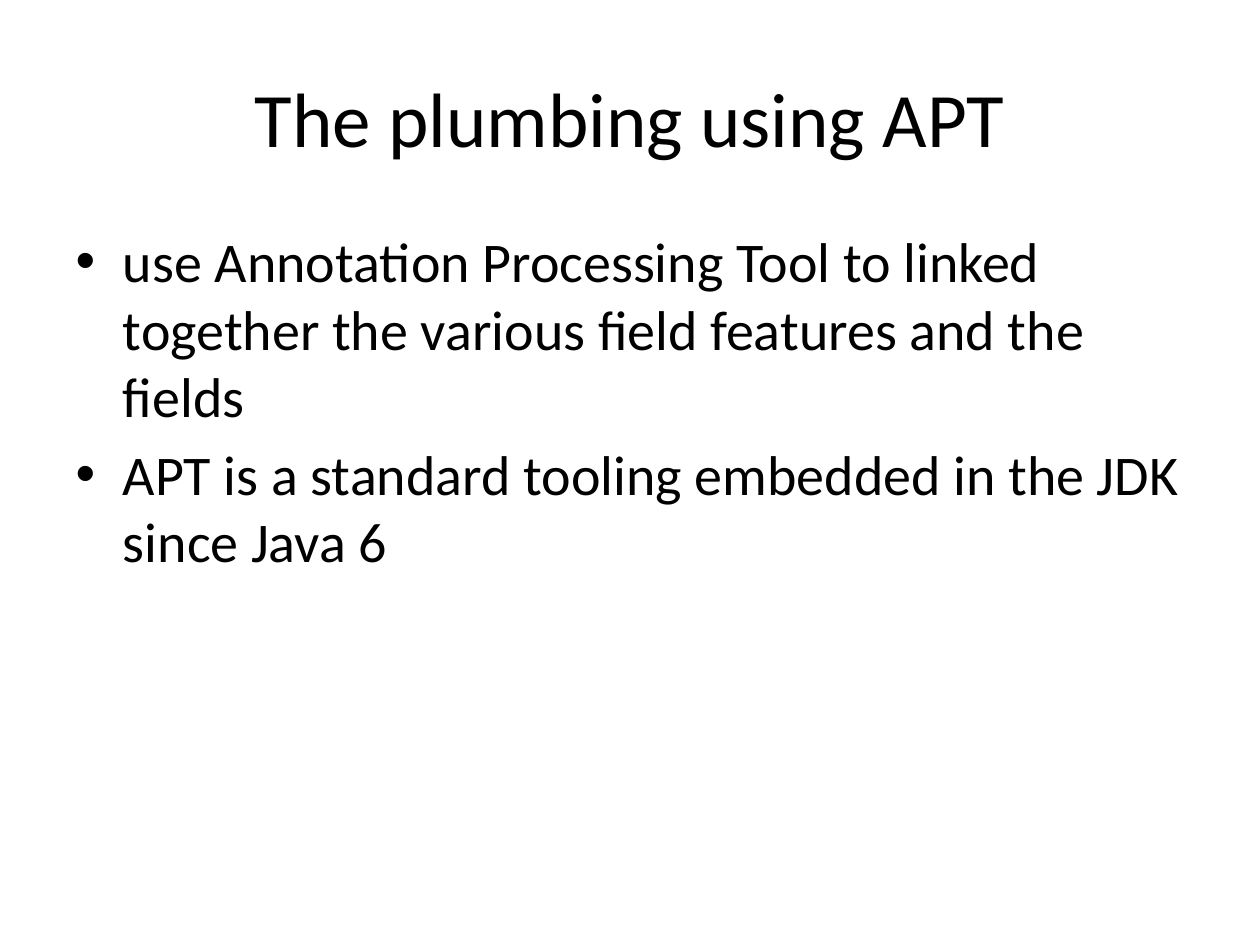
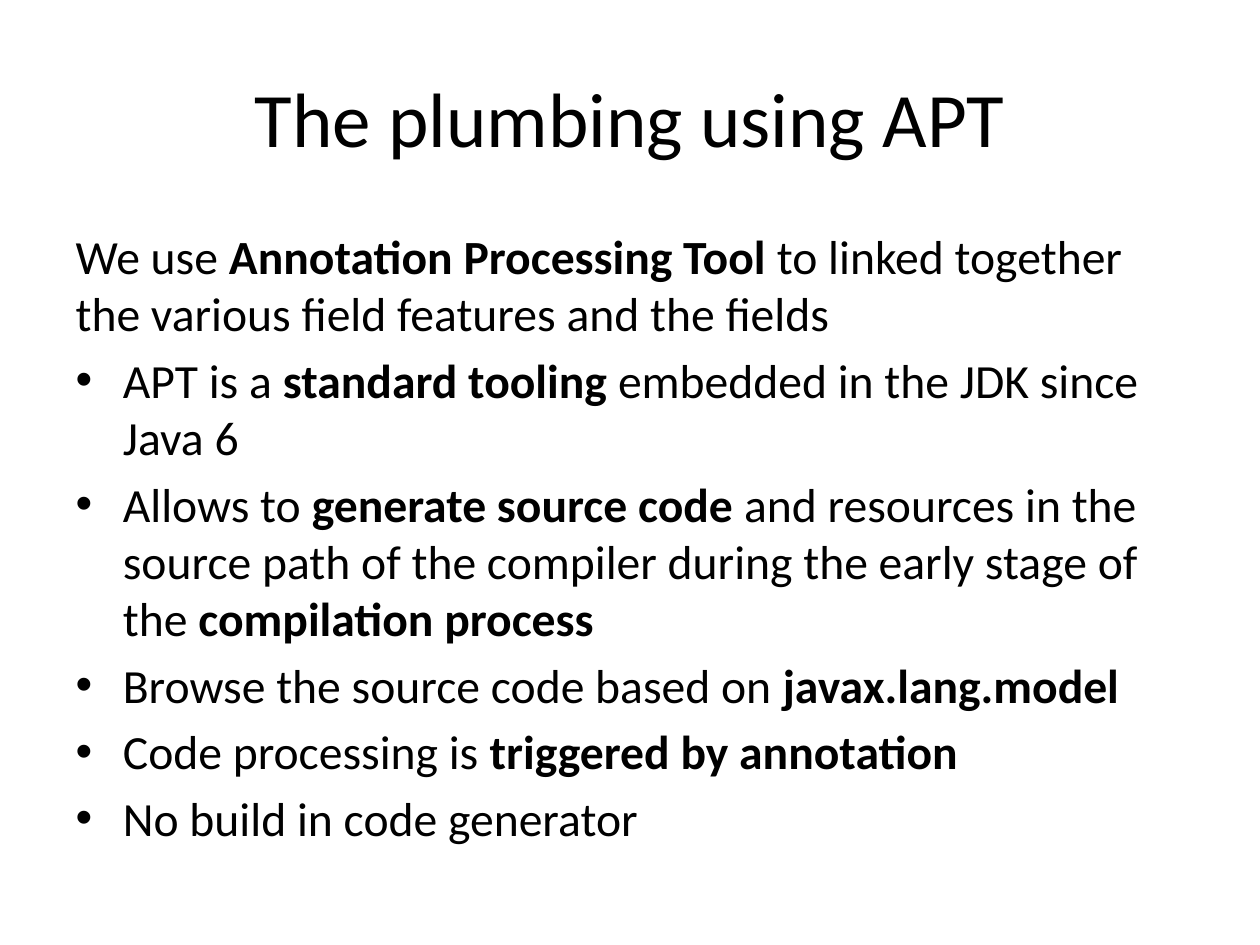
Before and after one commit to lesfurets/mdl4ui, a slide deck: slide 39 of mdl4ui-docs/mdl4ui_cg2013.pptx. Drawn at 1260x945 pixels with LibreOffice and Linux fonts; fonts in the diff are those of the drawing. Boxes give left, top, right and bottom in pixels: in the first picture for what was removed or moved away, otherwise in the second. Text is boxed around its words. In the diff, an @@ line names an element or a change of style, - is before the commit and + after.

```diff
--- a/mdl4ui-docs/mdl4ui_cg2013.pptx
+++ b/mdl4ui-docs/mdl4ui_cg2013.pptx
@@ text at <box>76,240,1122,332</box>: text changed; size 32 to 27.2 pt @@
-• use Annotation Processing Tool to linked together the various field features and the fields
+We use Annotation Processing Tool to linked together the various field features and the fields
@@ text at <box>123,364,1138,456</box>: size 32 to 27.2 pt in "APT is a standard tooling embedded in ..."; bold on in "standard tooling" @@
@@ text at <box>123,488,1138,845</box>: paragraphs added @@
+• Allows to generate source code and resources in the source path of the compiler during the early stage of the compilation process
+• Browse the source code based on javax.lang.model
+• Code processing is triggered by annotation
+• No build in code generator
```
Also in this commit, not shown: 2 slides added, 7 other files.
